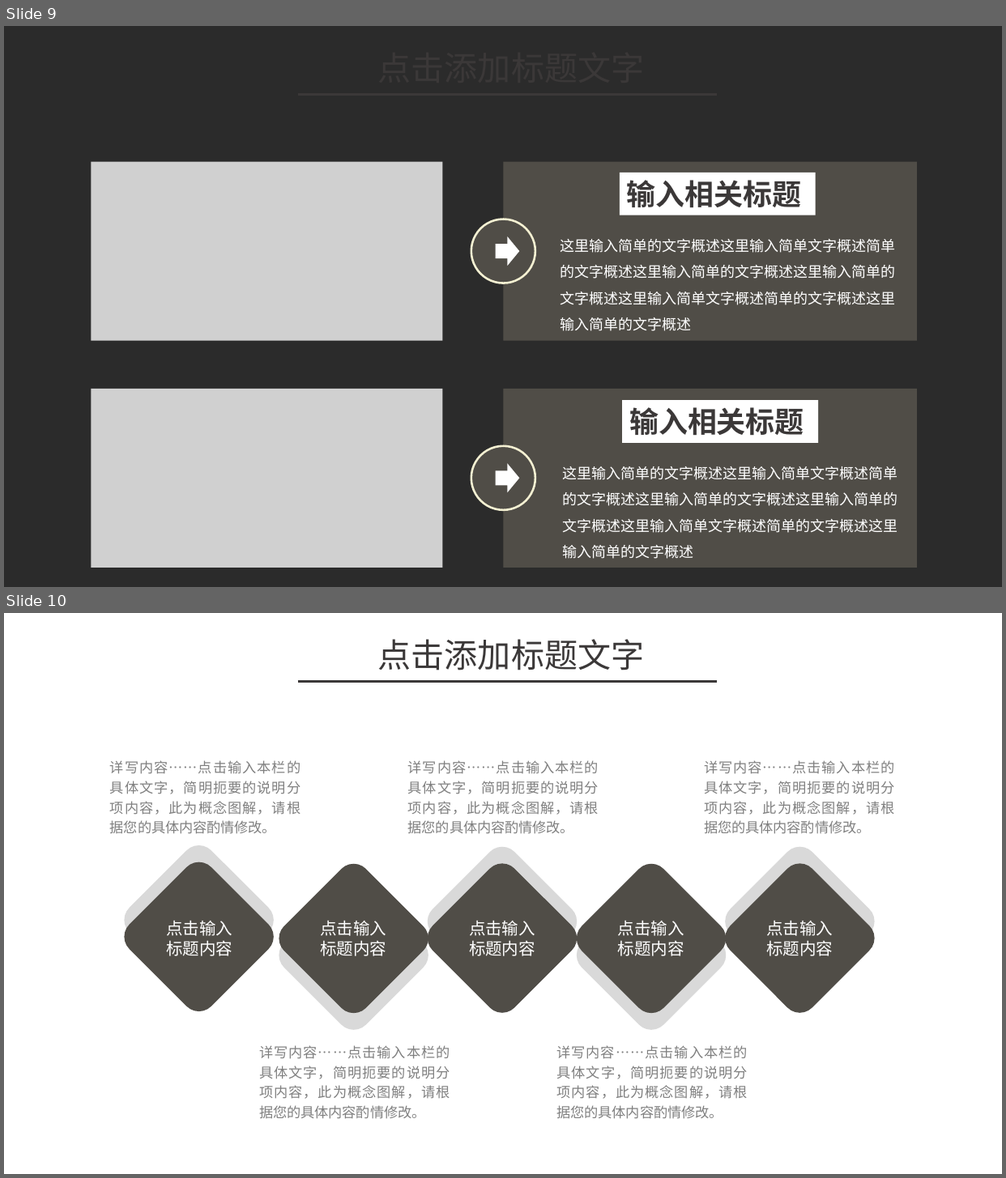
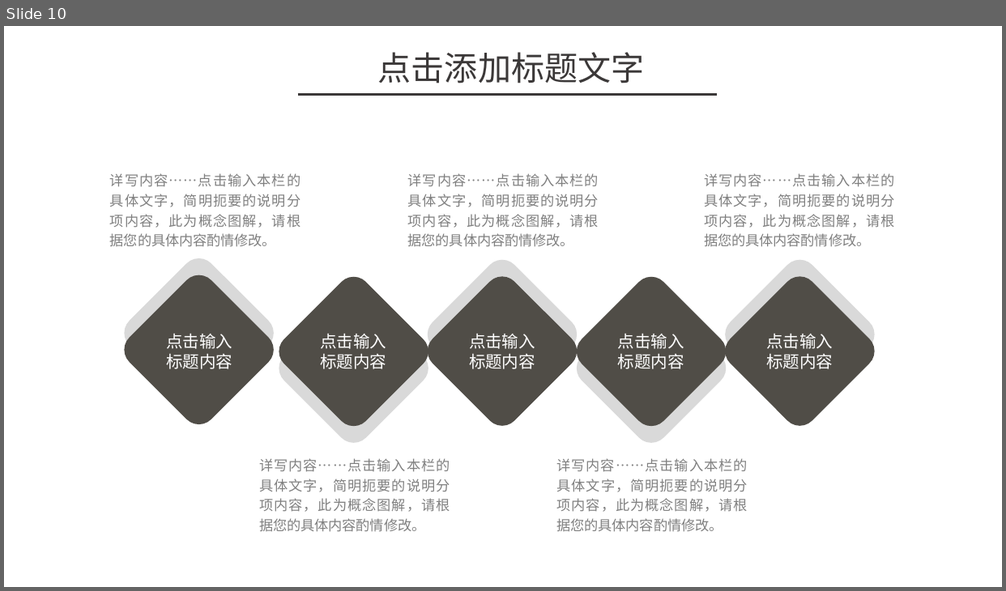
Before and after one commit to xuecat/IngestTask, a slide deck: ingesttask.pptx. Shown one above the other, each under a label of ours: slides 9 and 10 before the commit, slide 10 after it. The pictures are 1006x1178 and 1006x591 pixels, drawn with LibreOffice and Linux fonts; fonts in the diff are those of the drawing; grey boxes stand for pictures; background and template pictures are left out; a plain dark background stands for a picture behind light text. Boxes give left, top, right and bottom in pixels: in the first picture for what was removed or moved away, otherwise in the second. Text is boxed around its words. In the diff, an @@ line names an element or a change of style, - is before the commit and + after.

```diff
--- a/ingesttask.pptx
+++ b/ingesttask.pptx
@@ slide 9 removed at (4,26,1002,587), background picture (left out) @@
@@ text removed at (285,44,739,92) @@
-点击添加标题文字
@@ line removed from (297, 95) to (717, 95) @@
@@ picture removed at (91,161,443,340) @@
@@ rectangle removed at (503,161,918,340) @@
@@ rectangle removed at (620,173,816,216) @@
-输入相关标题
@@ ellipse removed at (471,219,535,284) @@
@@ right arrow removed at (495,237,519,266) @@
@@ text removed at (560,239,895,331) @@
-这里输入简单的文字概述这里输入简单文字概述简单的文字概述这里输入简单的文字概述这里输入简单的文字概述这里输入简单文字概述简单的文字概述这里输入简单的文字概述
@@ picture removed at (91,389,443,568) @@
@@ rectangle removed at (503,389,918,568) @@
@@ rectangle removed at (622,400,819,443) @@
-输入相关标题
@@ ellipse removed at (471,446,535,510) @@
@@ right arrow removed at (495,464,519,493) @@
@@ text removed at (563,467,898,559) @@
-这里输入简单的文字概述这里输入简单文字概述简单的文字概述这里输入简单的文字概述这里输入简单的文字概述这里输入简单文字概述简单的文字概述这里输入简单的文字概述
```
Also in this commit, not shown: 2 slides changed, 1 slide added, 2 other files.
